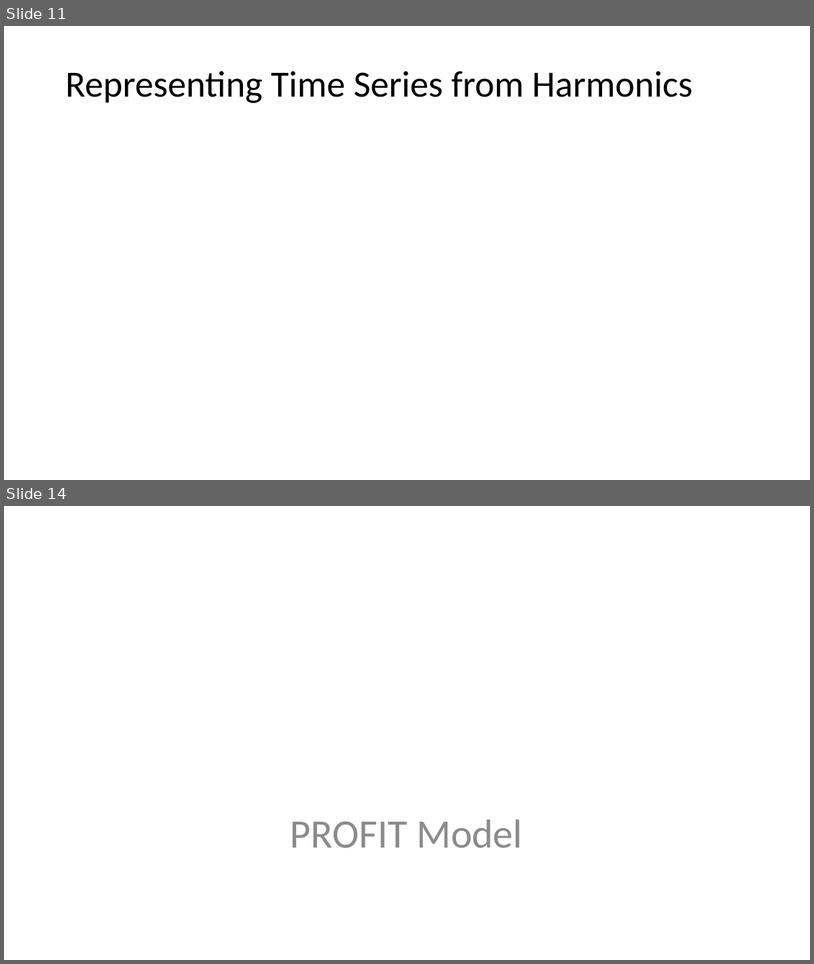
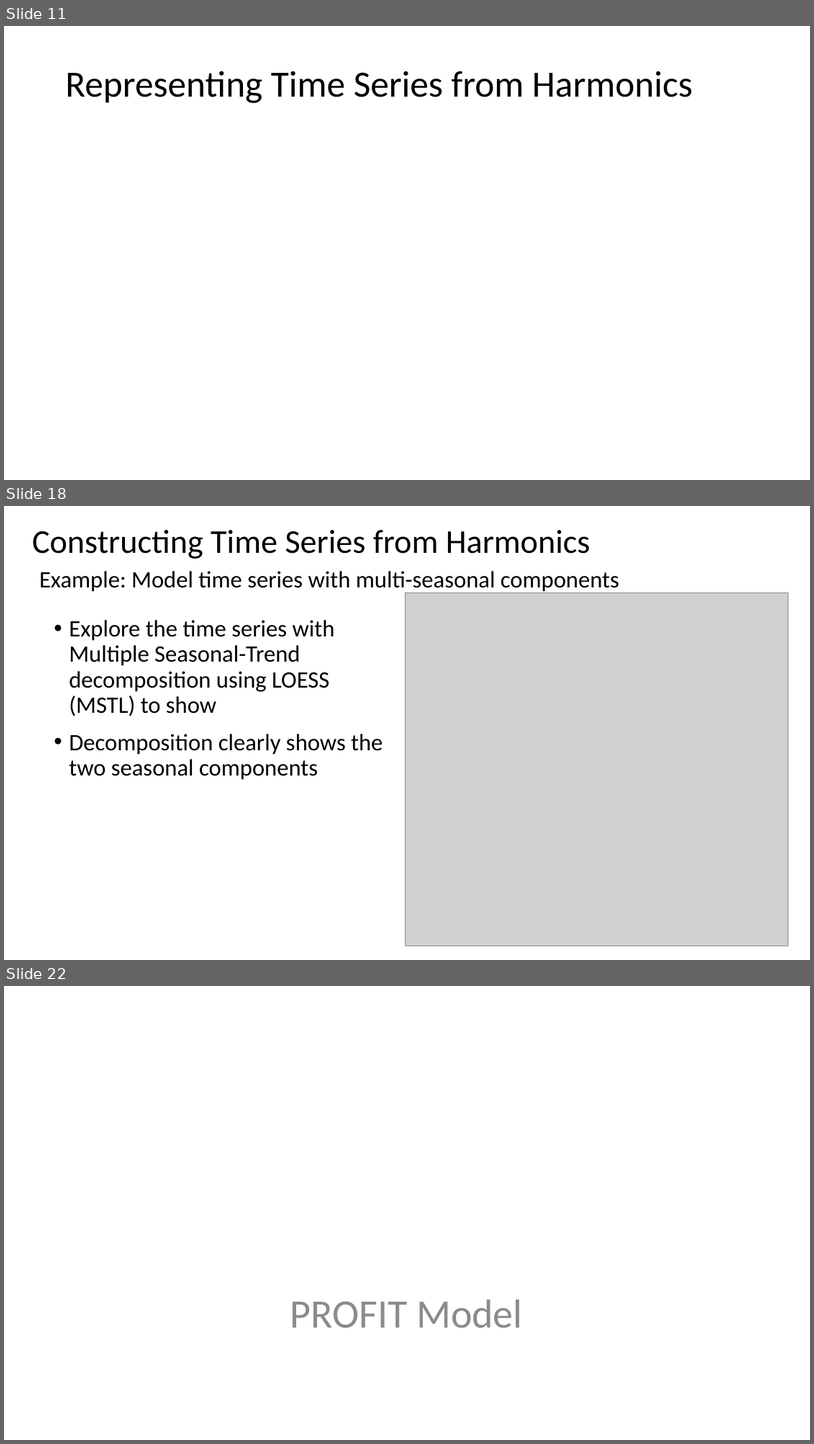
Before and after one commit to StephenElston/CSCI-E-83, a slide deck: LectureSlides/14_ComplexTimeSeries.pptx. Shown one above the other, each under a label of ours: slides 11 and 14 before the commit, slides 11, 18 and 22 after it; the slides between them are not shown. The pictures are 814x964 and 814x1444 pixels, drawn with LibreOffice and Linux fonts; fonts in the diff are those of the drawing; grey boxes stand for pictures. Boxes give left, top, right and bottom in pixels: in the first picture for what was removed or moved away, otherwise in the second. Text is boxed around its words. In the diff, an @@ line names an element or a change of style, - is before the commit and + after.

Commit message:
Added examples to messy time series slides

```diff
--- a/LectureSlides/14_ComplexTimeSeries.pptx
+++ b/LectureSlides/14_ComplexTimeSeries.pptx
@@ slide 18 added at (4,506,810,960), background #FFFFFF @@
@@ title added at (32,530,591,559), 39.6 pt, text #000000 @@
+Constructing Time Series from Harmonics
@@ text added at (39,571,620,594), 28 pt, text #000000 @@
+Example: Model time series with multi-seasonal components
@@ picture added at (405,592,789,946) @@
@@ text added at (69,620,383,780), 28 pt, text #000000 @@
+• Explore the time series with Multiple Seasonal-Trend decomposition using LOESS (MSTL) to show
+• Decomposition clearly shows the two seasonal components
@@ what was slide 14 is now slide 22 @@
```
Also in this commit, not shown: 3 slides changed, 11 other slides added.
